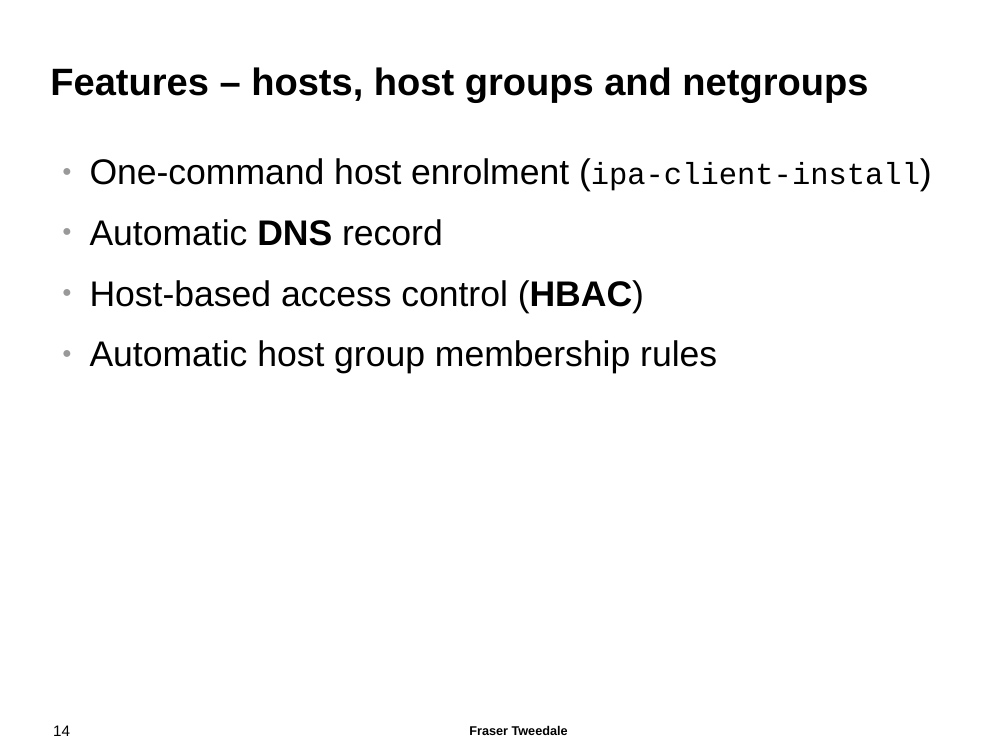
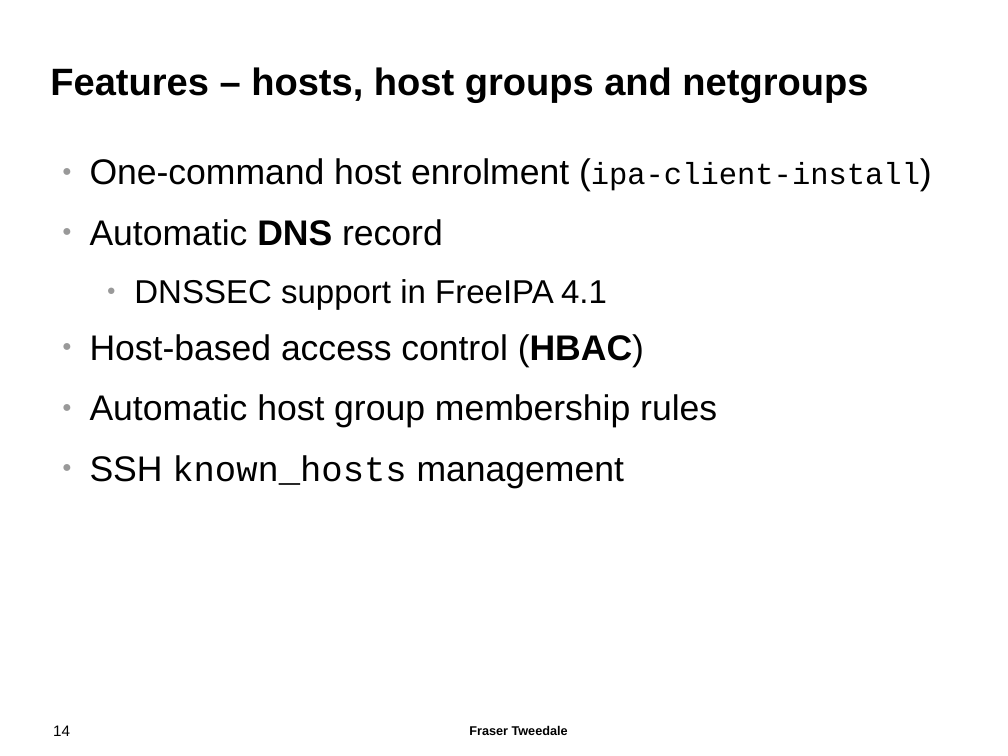
Before and after one commit to frasertweedale/talks, a slide deck: slide 14 of 20141106-osdc-freeipa/osdc2014-freeipa.odp. Drawn at 1008x756 pixels with LibreOffice and Linux fonts; fonts in the diff are those of the drawing; background and template pictures are left out. Boxes give left, top, right and bottom in pixels: in the first picture for what was removed or moved away, otherwise in the second. Text is boxed around its words. In the diff, an @@ line names an element or a change of style, - is before the commit and + after.

```diff
--- a/20141106-osdc-freeipa/osdc2014-freeipa.odp
+++ b/20141106-osdc-freeipa/osdc2014-freeipa.odp
@@ text at [134,279,607,310]: paragraph added @@
+  ● DNSSEC support in FreeIPA 4.1
@@ text at [90,456,624,488]: paragraph added @@
+● SSH known_hosts management
```
Also in this commit, not shown: 13 other slides changed, 1 slide added.
